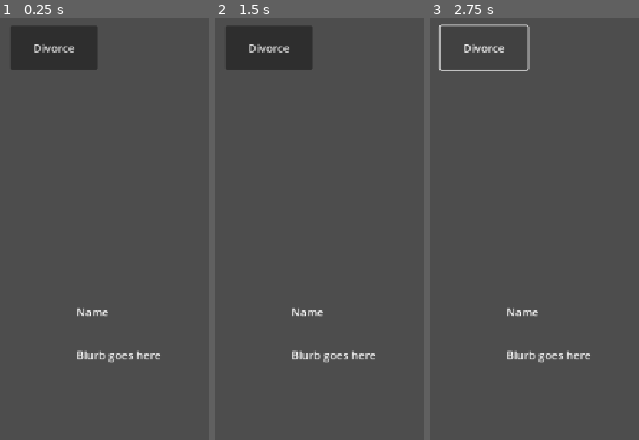
Above: before the commit, frames 1-3 (left to right).
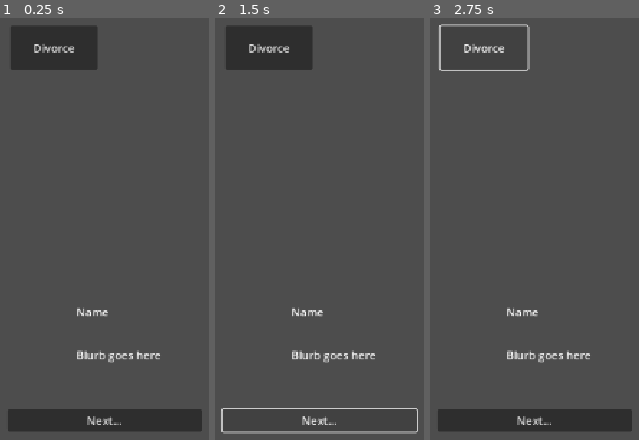
Above: after the commit, the same moments.

Repository: RobinPilt/UTGJ2025_c4
Game: Godot game, scene res://scenes/ui/Divorce.tscn
Two runs of this game, one before a commit and one after it. Both use one fixed random seed, a clock stepped at 60 frames per second and the inputs below. This scene is started directly instead of the project's main scene.
Inputs (mouse positions are in pixels of both pictures, inside the frame that each line leads up to):
- Up to frame 1 (0.25 s): no input
- Up to frame 2 (1.5 s): click (319, 418) at 0.5 s, where only the run after the commit has a clickable "Next..."; click (319, 418) at 1.25 s, where only the run after the commit has a clickable "Next..."
- Up to frame 3 (2.75 s): click "Divorce" at 2 s

The runs differ from the first frame. In frame 1, 4.7% of the frame differs, in the area x 3-97%, y 92-98%; in frame 2, 1.1%; in frame 3, 4.7%.

Commit message:
Added "next" button to wedding and divorce scenes, with dialog progression

Diff:
--- a/koguja/scenes/ui/Divorce.gd
+++ b/koguja/scenes/ui/Divorce.gd
@@ -9,48 +9,107 @@
 var npc_data: Dictionary = {}
 var current_name: String = ""  # fallback name (will already include the wedding's change)
 var _payload: Dictionary = {}  # NEW: store and forward the payload intact
+var text_index: int = 0
+var next_btn: Button = null
 
 func bootstrap(payload: Dictionary) -> void:
-    _payload = payload.duplicate(true)
-    npc_data = _payload.get("npc", {}) as Dictionary
-    current_name = _payload.get("full_name", current_name) as String
-    print("Divorce bootstrap received payload:", _payload)
+	_payload = payload.duplicate(true)
+	npc_data = _payload.get("npc", {}) as Dictionary
+	current_name = _payload.get("full_name", current_name) as String
+	print("Divorce bootstrap received payload:", _payload)
 
-    _setup_ui()
+	_setup_ui()
 
 func _setup_ui() -> void:
-    print("Setting up UI with NPC data:", npc_data)
+	print("Setting up UI with NPC data:", npc_data)
 
-    var display_name: String = npc_data.get("display_name", "???") as String
-    var family_name: String = npc_data.get("family_name", "") as String
-    var sprite_path: String = npc_data.get("sprite_path", "") as String
-    var divorce_text: String = npc_data.get("divorce_text", "Sample divorce text.") as String
+	var display_name: String = npc_data.get("display_name", "???") as String
+	var family_name: String = npc_data.get("family_name", "") as String
+	var sprite_path: String = npc_data.get("sprite_path", "") as String
 
-    npc_name_label.text = "You divorce: %s (%s)" % [display_name, family_name]
-    npc_blurb_label.text = divorce_text
+	# prepare text index and NextButton
+	text_index = 0
+	next_btn = get_node_or_null("NextButton") as Button
 
-    print("Trying to load sprite from path:", sprite_path)
-    if sprite_path != "":
-        var tex: Texture2D = load(sprite_path)
-        if tex:
-            npc_sprite.texture = tex
-            print("Sprite loaded successfully.")
-        else:
-            print("Failed to load texture from path:", sprite_path)
-    else:
-        print("No sprite path provided.")
+	if next_btn:
+		next_btn.visible = true
+		divorce_button.visible = false
+		if not next_btn.pressed.is_connected(_on_next_pressed):
+			next_btn.pressed.connect(_on_next_pressed)
+	else:
+		divorce_button.visible = true
 
-    # Avoid multiple connects if bootstrap runs again
-    if not divorce_button.pressed.is_connected(_on_divorce_pressed):
-        divorce_button.pressed.connect(_on_divorce_pressed)
+	# Ensure divorce_button is connected once
+	if not divorce_button.pressed.is_connected(_on_divorce_pressed):
+		divorce_button.pressed.connect(_on_divorce_pressed)
+
+	_display_current_text("divorce_text")
+
+	npc_name_label.text = "You divorce: %s (%s)" % [display_name, family_name]
+
+	print("Trying to load sprite from path:", sprite_path)
+	if sprite_path != "":
+		var tex: Texture2D = load(sprite_path)
+		if tex:
+			npc_sprite.texture = tex
+			print("Sprite loaded successfully.")
+		else:
+			print("Failed to load texture from path:", sprite_path)
+	else:
+		print("No sprite path provided.")
 
 func _on_divorce_pressed() -> void:
-    var new_full_name: String = "%s-%s" % [current_name, npc_data.get("family_name", "") as String]
+	var new_full_name: String = "%s-%s" % [current_name, npc_data.get("family_name", "") as String]
 
-    # Forward the SAME payload with the updated name back to the app (or next step)
-    var next_payload: Dictionary = _payload.duplicate(true)
-    next_payload["full_name"] = new_full_name
-    # Keep npc if you want the app to know who you just divorced (optional)
-    next_payload["npc"] = npc_data
+	# Forward the SAME payload with the updated name back to the app (or next step)
+	var next_payload: Dictionary = _payload.duplicate(true)
+	next_payload["full_name"] = new_full_name
+	# Keep npc if you want the app to know who you just divorced (optional)
+	next_payload["npc"] = npc_data
 
-    GameState.goto(GameState.FlowState.DATING_APP, next_payload)
+	GameState.goto(GameState.FlowState.DATING_APP, next_payload)
+
+# helper: always return an Array[String] for the given key
+func _get_text_array(d: Dictionary, key: String) -> Array:
+	var v = d.get(key, [])
+	if typeof(v) == TYPE_ARRAY:
+		var out := []
+		for e in v:
+			out.append(String(e))
+		return out
+	return [String(v)]
+
+# display the current sentence for the given key (ordered by text_index)
+func _display_current_text(key: String = "divorce_text") -> void:
+	var arr := _get_text_array(npc_data, key)
+	if arr.size() == 0:
+		npc_blurb_label.text = ""
+		if next_btn:
+			next_btn.visible = false
+		divorce_button.visible = true
+		return
+
+	if text_index < 0:
+		text_index = 0
+	if text_index >= arr.size():
+		text_index = arr.size() - 1
+
+	npc_blurb_label.text = arr[text_index]
+
+	if text_index >= arr.size() - 1:
+		if next_btn:
+			next_btn.visible = false
+		divorce_button.visible = true
+	else:
+		if next_btn:
+			next_btn.visible = true
+		divorce_button.visible = false
+
+# called when NextButton is pressed
+func _on_next_pressed() -> void:
+	var arr := _get_text_array(npc_data, "divorce_text")
+	if arr.size() == 0:
+		return
+	if text_index < arr.size() - 1:
+		text_index += 1
+		_display_current_text("divorce_text")
--- a/koguja/scenes/ui/Divorce.tscn
+++ b/koguja/scenes/ui/Divorce.tscn
@@ -43,3 +43,11 @@
 size_flags_vertical = 3
 expand_mode = 2
 stretch_mode = 5
+
+[node name="NextButton" type="Button" parent="."]
+layout_mode = 0
+offset_left = 41.0
+offset_top = 588.0
+offset_right = 321.0
+offset_bottom = 620.0
+text = "Next..."
--- a/koguja/scenes/ui/Wedding.gd
+++ b/koguja/scenes/ui/Wedding.gd
@@ -8,49 +8,122 @@
 
 var npc_data: Dictionary = {}
 var current_name: String = ""  # fallback name
-var _payload: Dictionary = {}  # NEW: store incoming payload so we can forward it intact
+var _payload: Dictionary = {}  # store incoming payload so we can forward it intact
+var text_index: int = 0  # current sentence index for ordered texts
+var next_btn: Button = null
 
 func bootstrap(payload: Dictionary) -> void:
-    _payload = payload.duplicate(true)   # keep the full incoming payload
-    npc_data = _payload.get("npc", {}) as Dictionary
-    current_name = _payload.get("full_name", current_name) as String
-    print("Wedding bootstrap received payload:", _payload)
+	_payload = payload.duplicate(true)   # keep the full incoming payload
+	npc_data = _payload.get("npc", {}) as Dictionary
+	current_name = _payload.get("full_name", current_name) as String
+	print("Wedding bootstrap received payload:", _payload)
 
-    _setup_ui()
+	_setup_ui()
 
 func _setup_ui() -> void:
-    print("Setting up UI with NPC data:", npc_data)
+	print("Setting up UI with NPC data:", npc_data)
 
-    var display_name: String = npc_data.get("display_name", "???") as String
-    var family_name: String = npc_data.get("family_name", "") as String
-    var wedding_text: String = npc_data.get("wedding_text", "Sample wedding text.") as String
-    var sprite_path: String = npc_data.get("sprite_path2", "") as String
+	var display_name: String = npc_data.get("display_name", "???") as String
+	var family_name: String = npc_data.get("family_name", "") as String
 
-    npc_name_label.text = "You married: %s (%s)" % [display_name, family_name]
-    npc_blurb_label.text = wedding_text
+	# normalize to array and show the first sentence (ordered)
+	text_index = 0
 
-    print("Trying to load sprite from path:", sprite_path)
-    if sprite_path != "":
-        var tex: Texture2D = load(sprite_path)
-        if tex:
-            npc_sprite.texture = tex
-            print("Sprite loaded successfully.")
-        else:
-            print("Failed to load texture from path:", sprite_path)
-    else:
-        print("No sprite path provided.")
+	# Next button node (may or may not exist in scene)
+	next_btn = get_node_or_null("NextButton") as Button
 
-    # Avoid multiple connects if bootstrap runs again
-    if not marry_button.pressed.is_connected(_on_marry_pressed):
-        marry_button.pressed.connect(_on_marry_pressed)
+	# If there is a NextButton we start with it visible and hide the Marry button.
+	# If there's no NextButton, show Marry immediately.
+	if next_btn:
+		next_btn.visible = true
+		marry_button.visible = false
+		if not next_btn.pressed.is_connected(_on_next_pressed):
+			next_btn.pressed.connect(_on_next_pressed)
+	else:
+		# ensure marry button visible when no next exists
+		marry_button.visible = true
+
+	# Ensure marry_button is connected once
+	if not marry_button.pressed.is_connected(_on_marry_pressed):
+		marry_button.pressed.connect(_on_marry_pressed)
+
+	_display_current_text("wedding_text")
+
+	var sprite_path: String = npc_data.get("sprite_path2", "") as String
+	npc_name_label.text = "You married: %s (%s)" % [display_name, family_name]
+	# npc_blurb_label is set by _display_current_text already
+
+	print("Trying to load sprite from path:", sprite_path)
+	if sprite_path != "":
+		var tex: Texture2D = load(sprite_path)
+		if tex:
+			npc_sprite.texture = tex
+			print("Sprite loaded successfully.")
+		else:
+			print("Failed to load texture from path:", sprite_path)
+	else:
+		print("No sprite path provided.")
 
 func _on_marry_pressed() -> void:
-    var new_full_name: String = "%s-%s" % [current_name, npc_data.get("family_name", "") as String]
+	var new_full_name: String = "%s-%s" % [current_name, npc_data.get("family_name", "") as String]
 
-    # Forward the SAME payload, only updating full_name
-    var next_payload: Dictionary = _payload.duplicate(true)
-    next_payload["full_name"] = new_full_name
-    # Ensure npc stays in payload (it already should be, but we reinforce it)
-    next_payload["npc"] = npc_data
+	# Forward the SAME payload, only updating full_name
+	var next_payload: Dictionary = _payload.duplicate(true)
+	next_payload["full_name"] = new_full_name
+	# Ensure npc stays in payload (it already should be, but we reinforce it)
+	next_payload["npc"] = npc_data
 
-    GameState.goto(GameState.FlowState.DIVORCE, next_payload)
+	GameState.goto(GameState.FlowState.DIVORCE, next_payload)
+
+# helper: always return an Array[String] for the given key
+func _get_text_array(d: Dictionary, key: String) -> Array:
+	var v = d.get(key, [])
+	if typeof(v) == TYPE_ARRAY:
+		# ensure all entries are strings
+		var out := []
+		for e in v:
+			out.append(String(e))
+		return out
+	# if single string or other, return single-element array
+	return [String(v)]
+
+# display the current sentence for the given key (ordered by text_index)
+func _display_current_text(key: String = "wedding_text") -> void:
+	var arr := _get_text_array(npc_data, key)
+	if arr.size() == 0:
+		npc_blurb_label.text = ""
+		# nothing to show, ensure Marry is visible and Next hidden
+		if next_btn:
+			next_btn.visible = false
+		marry_button.visible = true
+		return
+
+	# clamp index to valid range
+	if text_index < 0:
+		text_index = 0
+	if text_index >= arr.size():
+		text_index = arr.size() - 1
+
+	npc_blurb_label.text = arr[text_index]
+
+	# If we've reached the last sentence, hide Next and show Marry
+	if text_index >= arr.size() - 1:
+		if next_btn:
+			next_btn.visible = false
+		marry_button.visible = true
+	else:
+		# still more sentences to show
+		if next_btn:
+			next_btn.visible = true
+		marry_button.visible = false
+
+# call this when the Next button is pressed
+func _on_next_pressed() -> void:
+	var arr := _get_text_array(npc_data, "wedding_text")
+	if arr.size() == 0:
+		# nothing to advance to
+		return
+	if text_index < arr.size() - 1:
+		text_index += 1
+		_display_current_text("wedding_text")
+	# if we just arrived at last sentence, _display_current_text will hide Next and show Marry
--- a/koguja/scenes/ui/Wedding.tscn
+++ b/koguja/scenes/ui/Wedding.tscn
@@ -47,3 +47,11 @@
 size_flags_vertical = 3
 expand_mode = 2
 stretch_mode = 5
+
+[node name="NextButton" type="Button" parent="."]
+layout_mode = 0
+offset_left = 47.0
+offset_top = 577.0
+offset_right = 337.0
+offset_bottom = 615.0
+text = "Next..."
